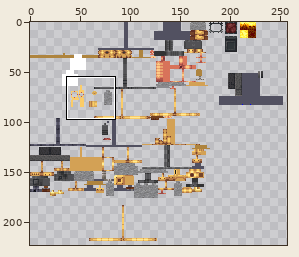
Sprite sheet, stored at src/main/resources/assets/cgs/textures/guns/gatling/gatling.png. Above: a wide view before the commit, with the close-up outlined.
Close-up. First the earlier version:
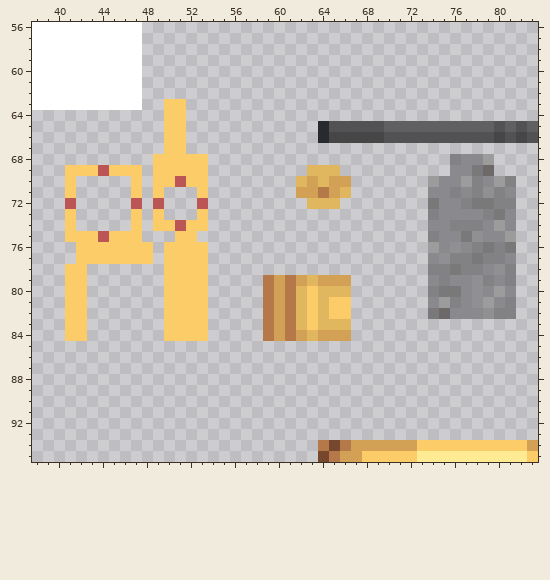
The file is 512x512 pixels. Colours within 5 levels of each other are drawn and written as one. Shown: x 38..83, y 56..95. The wide view leaves out empty margins.
Now the later version:
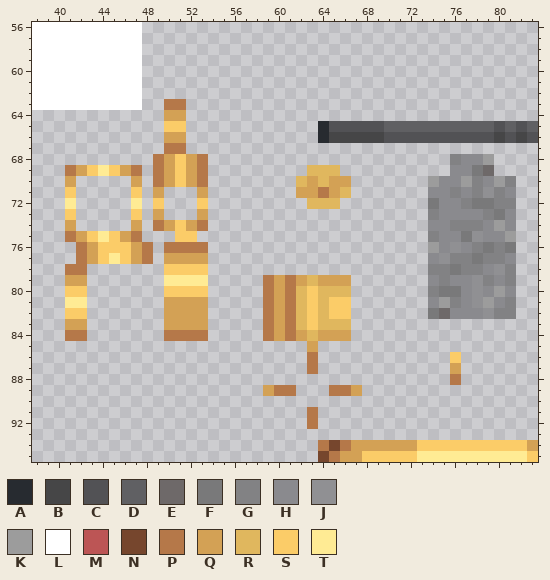
Palette (. is transparent): A #272b30  B #464647  C #525255  D #606063  E #6e6969  F #79797a  G #828284  H #8a8a8e  J #909093  K #9c9c9c  L #ffffff  M #bc5555  N #76462d  P #b57849  Q #d3a155  R #e0b75e  S #fbcc68  T #ffeb94
Difference:
Colour P is added in rows 86 to 87 at x 63; in row 88 at x 76; in row 89 at x 60 to 61 and 65 to 66; in rows 91 to 92 at x 63.
Colour P replaces colour S in row 63 at x 50 to 51; in row 67 at x 50 to 51; in row 68 at x 49 and 53; in row 69 at x 41, 47, 49 and 53; in row 70 at x 49 and 53; in row 74 at x 49 and 53.
Colour P replaces colour S in row 75 at x 41 and 47; in row 76 at x 42, 48 and 50 to 53; in row 77 at x 42 and 48; in row 78 at x 41 to 42; in row 84 at x 41 to 42 and 50 to 53.
Colour Q is added in row 85 at x 63; in row 87 at x 76; in row 89 at x 59 and 67.
Colour Q replaces colour S in row 64 at x 50 to 51; in row 66 at x 50 to 51; in row 68 at x 50 and 52; in row 69 at x 42, 46, 50 and 52; in row 70 at x 41, 47, 50 and 52; in row 71 at x 49 and 53.
Colour Q replaces colour S in row 73 at x 49 and 53; in row 74 at x 41, 47, 50 and 52; in row 75 at x 42 and 46; in row 76 at x 43 and 47; in row 77 at x 43, 47 and 50 to 53; in row 79 at x 41 to 42.
Colour Q replaces colour S in rows 81 to 82 at x 50 to 53; in row 83 at x 41 to 42 and 50 to 53.
Colour S is added in row 86 at x 76.
Colour S replaces colour M in row 70 at x 51; in row 72 at x 49 and 53; in row 74 at x 51.
Colour T replaces colour M in row 69 at x 44; in row 72 at x 41 and 47; in row 75 at x 44.
Colour T replaces colour S in row 77 at x 45; in row 79 at x 50 to 53; in row 81 at x 41 to 42.
